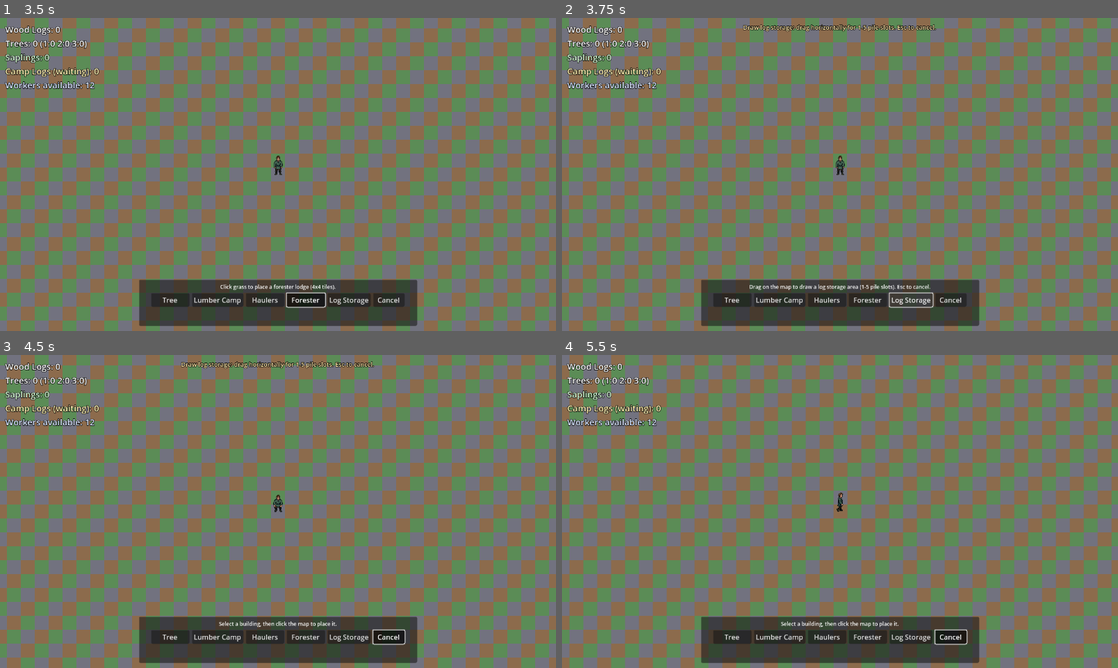
Above: before the commit, frames 1-4 (two rows, left to right).
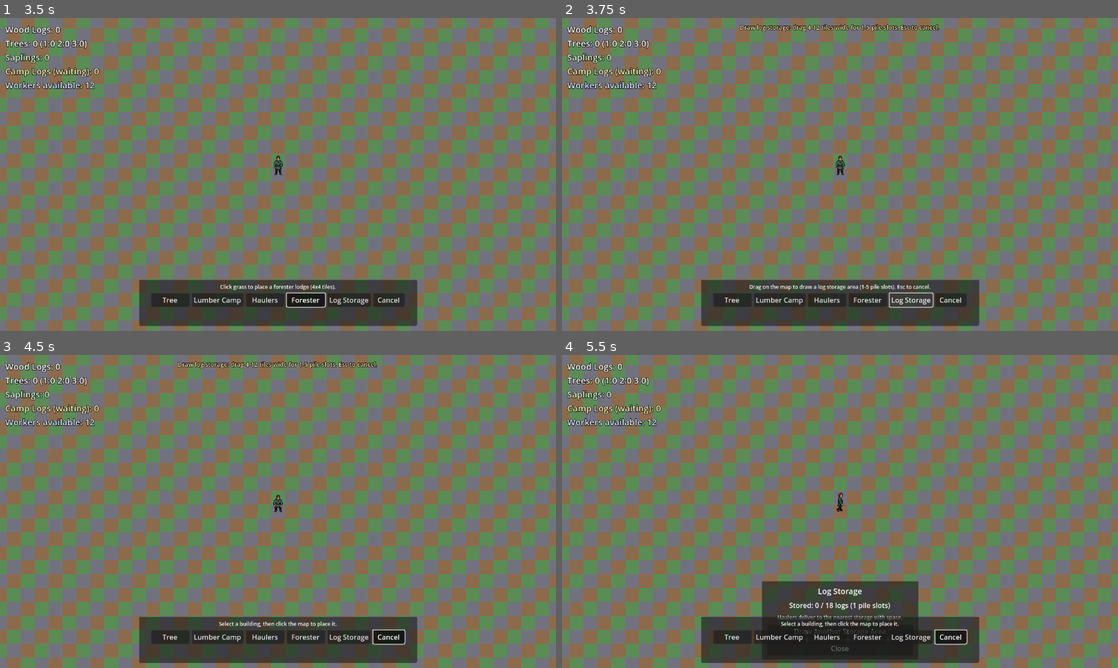
Above: after the commit, the same moments.

Repository: mcchesneyjg-max/Test-Gamer
Game: Godot game, scene res://main.tscn
The game is run twice, just before and just after one commit, with the same random seed, the same clock (stepped at 60 frames per second) and the same inputs.
Inputs (mouse positions are in pixels of both pictures, inside the frame that each line leads up to):
- Up to frame 1 (3.5 s): click "Tree" at 0.5 s; click "Lumber Camp" at 1.25 s; click "Haulers" at 2 s; click "Forester" at 2.75 s
- Up to frame 2 (3.75 s): click "Log Storage" at 3.5 s
- Up to frame 3 (4.5 s): click "Cancel" at 4.25 s
- Up to frame 4 (5.5 s): move the mouse to (962, 495) at 5.02 s; hold D (move_right) from 5.03 s (still down); tap T at 5.1 s; click (962, 495) at 5.17 s

Frame 1 is identical in both runs. In frame 2, 0.5% of the frame differs, in the area x 31-68%, y 2-5%; in frame 3, 0.5%; in frame 4, 5.3%, in the area x 36-65%, y 72-98%.

Commit message:
Snap log storage width to fixed pile slot tile counts
Use discrete zone widths of 4, 6, 8, 10, and 12 tiles for 1-5 pile
slots instead of deriving width from sprite pixel metrics, which always
snapped to the largest size.

Co-authored-by: mcchesneyjg-max <mcchesneyjg-max@users.noreply.github.com>

Diff:
--- a/game/scripts/log_storage_area.gd
+++ b/game/scripts/log_storage_area.gd
@@ -5,6 +5,8 @@
 const TILE_SIZE := 32
 const STAGES_PER_PILE := 18
 const MAX_PILE_SLOTS := 5
+const MIN_ZONE_WIDTH_TILES := 4
+const MAX_ZONE_WIDTH_TILES := 12
 const PILE_VISUAL_OVERLAP := 16.0
 const LOG_PILE_ROOT := "res://assets/sprites/stacked_resources/logs"
 const LOG_PILE_PREFIXES: Array[String] = ["log_pile"]
@@ -39,19 +41,26 @@
 		_pile_height_px = float(textures[0].get_height())
 	_pile_step_px = maxf(_pile_width_px - PILE_VISUAL_OVERLAP, _pile_width_px * 0.35)
 
+static func zone_width_for_pile_count(pile_count: int) -> int:
+	var count: int = clampi(pile_count, 1, MAX_PILE_SLOTS)
+	return MIN_ZONE_WIDTH_TILES + (count - 1) * 2
+
 static func zone_size_for_pile_count(pile_count: int) -> Vector2i:
 	_ensure_pile_metrics()
-	var count: int = clampi(pile_count, 1, MAX_PILE_SLOTS)
-	var total_width_px: float = _pile_width_px + maxf(count - 1, 0) * _pile_step_px
-	var width_tiles: int = maxi(1, ceili(total_width_px / float(TILE_SIZE)))
+	var width_tiles: int = zone_width_for_pile_count(pile_count)
 	var height_tiles: int = maxi(1, ceili(_pile_height_px / float(TILE_SIZE)))
 	return Vector2i(width_tiles, height_tiles)
 
 static func pile_count_from_drag_width(raw_width_tiles: int) -> int:
-	_ensure_pile_metrics()
-	var raw_width_px: float = raw_width_tiles * TILE_SIZE
-	var pile_count: int = 1 + ceili(maxf(raw_width_px - _pile_width_px, 0) / _pile_step_px)
-	return clampi(pile_count, 1, MAX_PILE_SLOTS)
+	var best_count: int = 1
+	var best_distance: int = 999999
+	for pile_count in range(1, MAX_PILE_SLOTS + 1):
+		var zone_width: int = zone_width_for_pile_count(pile_count)
+		var distance: int = absi(raw_width_tiles - zone_width)
+		if distance < best_distance:
+			best_distance = distance
+			best_count = pile_count
+	return best_count
 
 static func get_pile_slot_tiles() -> Vector2i:
 	return zone_size_for_pile_count(1)
@@ -152,11 +161,9 @@
 func validate_zone(zone: Rect2i, tilemap: TileMap) -> String:
 	var pile_count: int = pile_count_for_zone(zone)
 	if pile_count <= 0:
-		var min_size: Vector2i = get_min_zone_size()
-		var max_size: Vector2i = get_max_zone_size()
 		return (
-			"Storage area must fit %d-%d pile slots (about %dx%d to %dx%d tiles)."
-			% [1, MAX_PILE_SLOTS, min_size.x, min_size.y, max_size.x, max_size.y]
+			"Storage area must fit %d-%d pile slots (%d-%d tiles wide)."
+			% [1, MAX_PILE_SLOTS, MIN_ZONE_WIDTH_TILES, MAX_ZONE_WIDTH_TILES]
 		)
 
 	for tile_coords in GridPlacement.footprint_tiles(zone.position, zone.size):
--- a/game/scripts/log_storage_ui.gd
+++ b/game/scripts/log_storage_ui.gd
@@ -75,8 +75,7 @@
 	else:
 		_storage_label.text = "No log storage area selected"
 		_status_label.text = (
-			"Draw a storage area (%d-%d pile slots). You can place multiple on the map."
-			% [1, LogStorageAreaScript.MAX_PILE_SLOTS]
+			"Draw a storage area: 4 tiles = 1 pile, 6 = 2, 8 = 3, 10 = 4, 12 = 5 piles."
 		)
 		_draw_button.text = "Draw Log Storage Area"
 
@@ -88,8 +87,12 @@
 	_draw_anchor = Vector2i(-999999, -999999)
 	_panel.visible = false
 	_hint_label.text = (
-		"Draw log storage: drag horizontally for 1-%d pile slots. Esc to cancel."
-		% LogStorageAreaScript.MAX_PILE_SLOTS
+		"Draw log storage: drag %d-%d tiles wide for 1-%d pile slots. Esc to cancel."
+		% [
+			LogStorageAreaScript.MIN_ZONE_WIDTH_TILES,
+			LogStorageAreaScript.MAX_ZONE_WIDTH_TILES,
+			LogStorageAreaScript.MAX_PILE_SLOTS,
+		]
 	)
 	_hint_label.visible = true
 
@@ -193,8 +196,13 @@
 
 	if is_valid:
 		_hint_label.text = (
-			"Release to set storage (%d pile slot%s, capacity %d). Esc to cancel."
-			% [pile_count, "s" if pile_count != 1 else "", pile_count * LogStorageAreaScript.STAGES_PER_PILE]
+			"Release to set storage (%d pile slot%s, %d tiles wide, capacity %d). Esc to cancel."
+			% [
+				pile_count,
+				"s" if pile_count != 1 else "",
+				zone.size.x,
+				pile_count * LogStorageAreaScript.STAGES_PER_PILE,
+			]
 		)
 	else:
 		_hint_label.text = "%s — adjust outline. Esc to cancel." % validation_error
Not shown, changed: README.md
